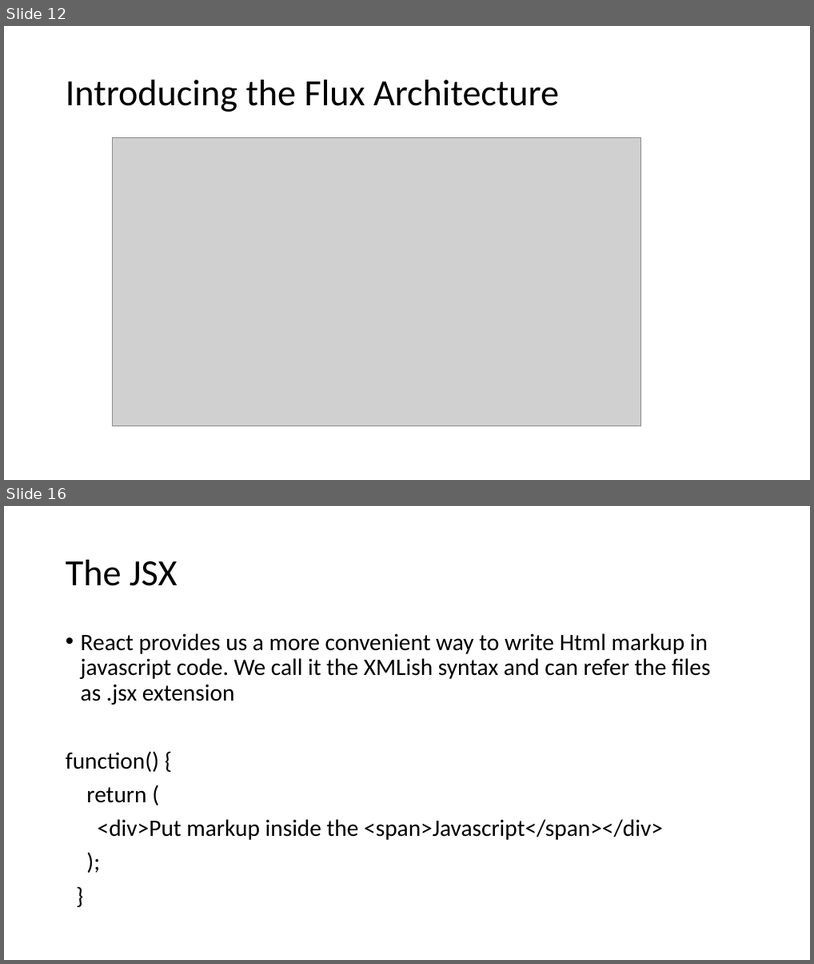
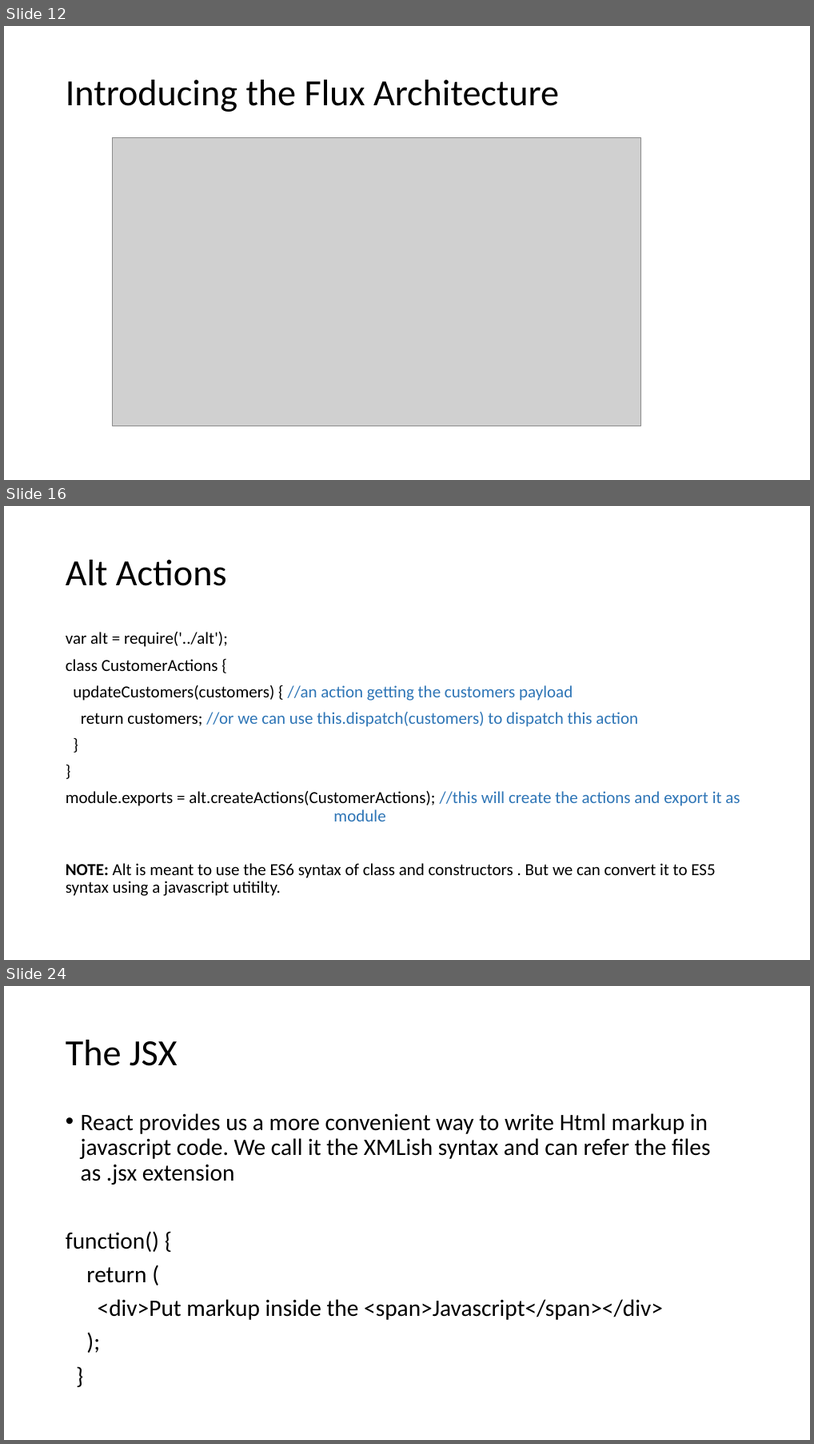
Before and after one commit to awahab29/samplealt, a slide deck: React.pptx. Shown one above the other, each under a label of ours: slides 12 and 16 before the commit, slides 12, 16 and 24 after it; the slides between them are not shown. The pictures are 814x964 and 814x1444 pixels, drawn with LibreOffice and Linux fonts; fonts in the diff are those of the drawing; grey boxes stand for pictures. Boxes give left, top, right and bottom in pixels: in the first picture for what was removed or moved away, otherwise in the second. Text is boxed around its words. In the diff, an @@ line names an element or a change of style, - is before the commit and + after.

```diff
--- a/React.pptx
+++ b/React.pptx
@@ slide 16 added at (x1=4, y1=506, x2=810, y2=960), background #FFFFFF @@
@@ title added at (x1=66, y1=560, x2=227, y2=586), 44 pt, text #000000 @@
+Alt Actions
@@ text added at (x1=66, y1=632, x2=740, y2=896), 20 pt, text #000000 @@
+var alt = require('../alt');
+class CustomerActions {
+updateCustomers(customers) { //an action getting the customers payload
+return customers; //or we can use this.dispatch(customers) to dispatch this action
+}
+}
+module.exports = alt.createActions(CustomerActions); //this will create the actions and export it as module
+NOTE: Alt is meant to use the ES6 syntax of class and constructors . But we can convert it to ES5 syntax using a javascript utitilty.
@@ what was slide 16 is now slide 24 @@
```
Also in this commit, not shown: 7 slides changed, 7 other slides added, 1 slide removed.
